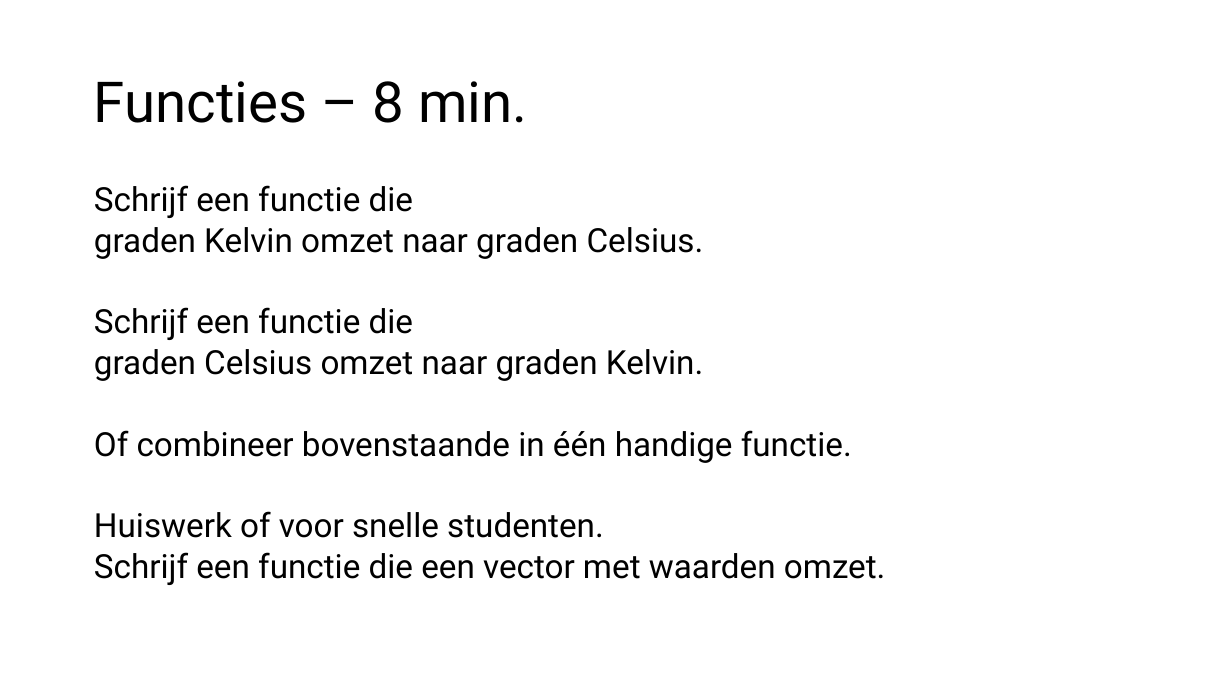
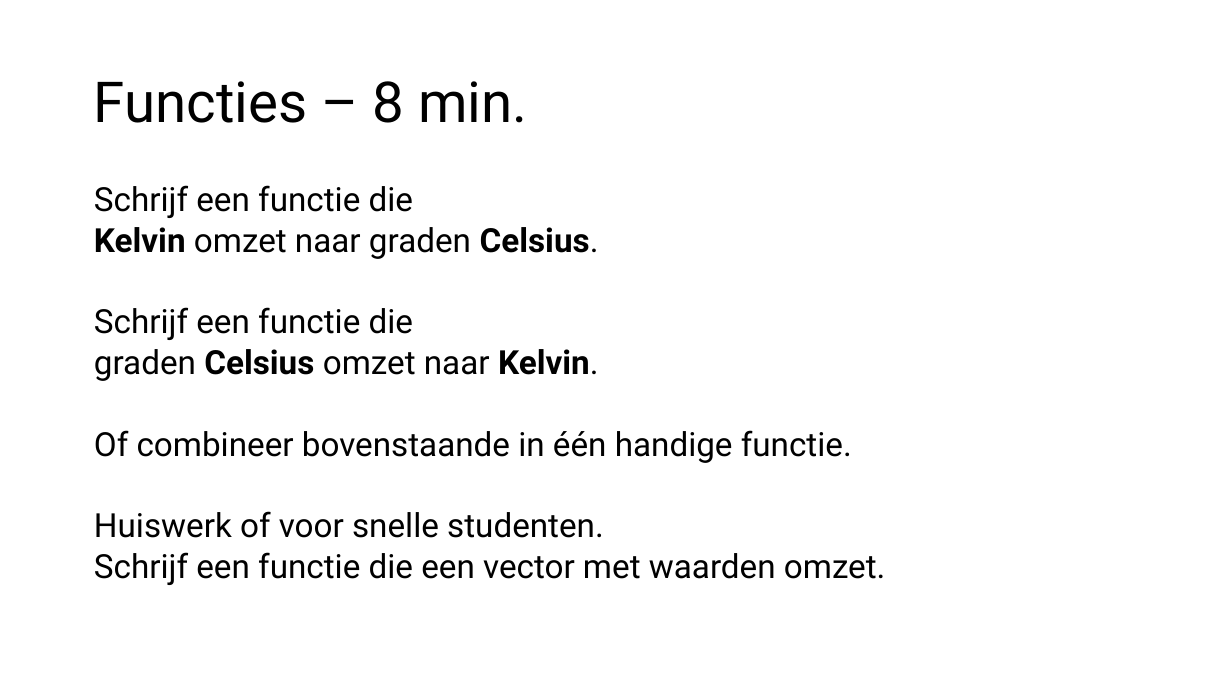
Before and after one commit to HU-TI-DEV/TI-S2, a slide deck: slide 3 of programma/WeekZesPowerpoint.pptx. Drawn at 1232x693 pixels with LibreOffice and Linux fonts; fonts in the diff are those of the drawing. Boxes give left, top, right and bottom in pixels: in the first picture for what was removed or moved away, otherwise in the second. Text is boxed around its words. In the diff, an @@ line names an element or a change of style, - is before the commit and + after.

```diff
--- a/programma/WeekZesPowerpoint.pptx
+++ b/programma/WeekZesPowerpoint.pptx
@@ text at [94,227,599,259]: text changed @@
-graden Kelvin omzet naar graden Celsius.
+Kelvin omzet naar graden Celsius.
@@ text at [94,349,599,381]: text changed @@
-graden Celsius omzet naar graden Kelvin.
+graden Celsius omzet naar Kelvin.
```
Also in this commit, not shown: 1 slide removed.
